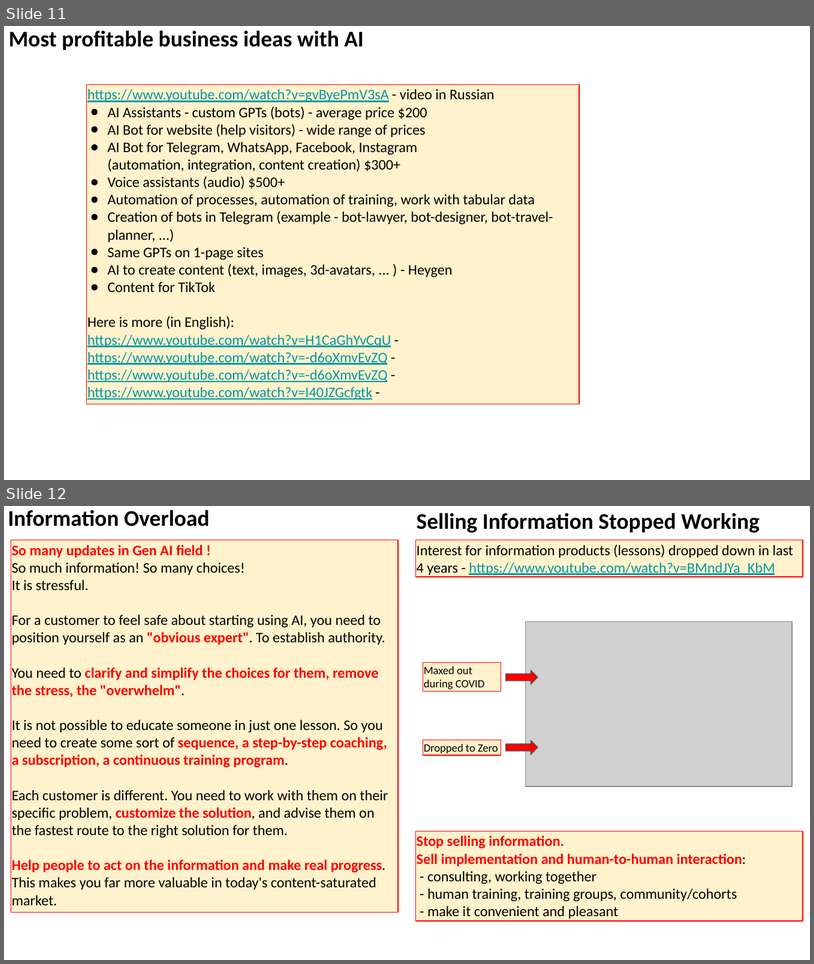
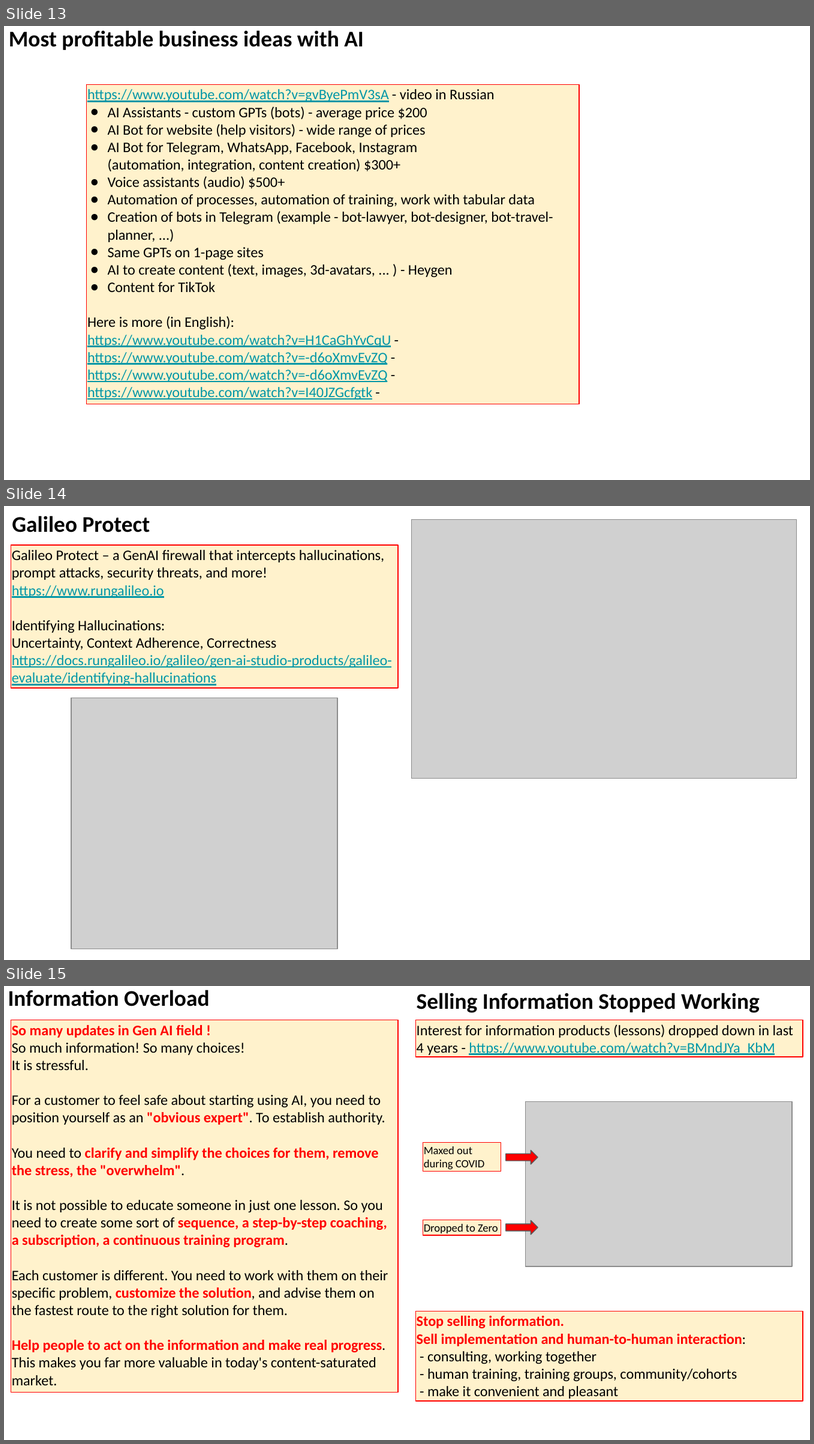
Before and after one commit to lselector/seminar, a slide deck: 2024/2024-05-10-AI-Updates.pptx. Shown one above the other, each under a label of ours: slides 11 and 12 before the commit, slides 13, 14 and 15 after it. The pictures are 814x964 and 814x1444 pixels, drawn with LibreOffice and Linux fonts; fonts in the diff are those of the drawing; grey boxes stand for pictures. Boxes give left, top, right and bottom in pixels: in the first picture for what was removed or moved away, otherwise in the second. Text is boxed around its words. In the diff, an @@ line names an element or a change of style, - is before the commit and + after.

```diff
--- a/2024/2024-05-10-AI-Updates.pptx
+++ b/2024/2024-05-10-AI-Updates.pptx
@@ slide 14 added at (x1=4, y1=506, x2=810, y2=960), background #FFFFFF @@
@@ text added at (x1=12, y1=516, x2=150, y2=532), 20 pt, text #000000, bold @@
+Galileo Protect
@@ picture added at (x1=412, y1=520, x2=797, y2=778) @@
@@ rectangle added at (x1=11, y1=546, x2=398, y2=688), fill #FFF2CC, outline #FF0000 0.75 pt, 13 pt, text #000000 @@
+Galileo Protect – a GenAI firewall that intercepts hallucinations, prompt attacks, security threats, and more!
+https://www.rungalileo.io
+Identifying Hallucinations:
+Uncertainty, Context Adherence, Correctness
+https://docs.rungalileo.io/galileo/gen-ai-studio-products/galileo-evaluate/identifying-hallucinations
@@ picture added at (x1=71, y1=698, x2=337, y2=949) @@
@@ what was slide 11 is now slide 13 @@
@@ what was slide 12 is now slide 15 @@
```
Also in this commit, not shown: 7 slides changed, 3 other slides added.
